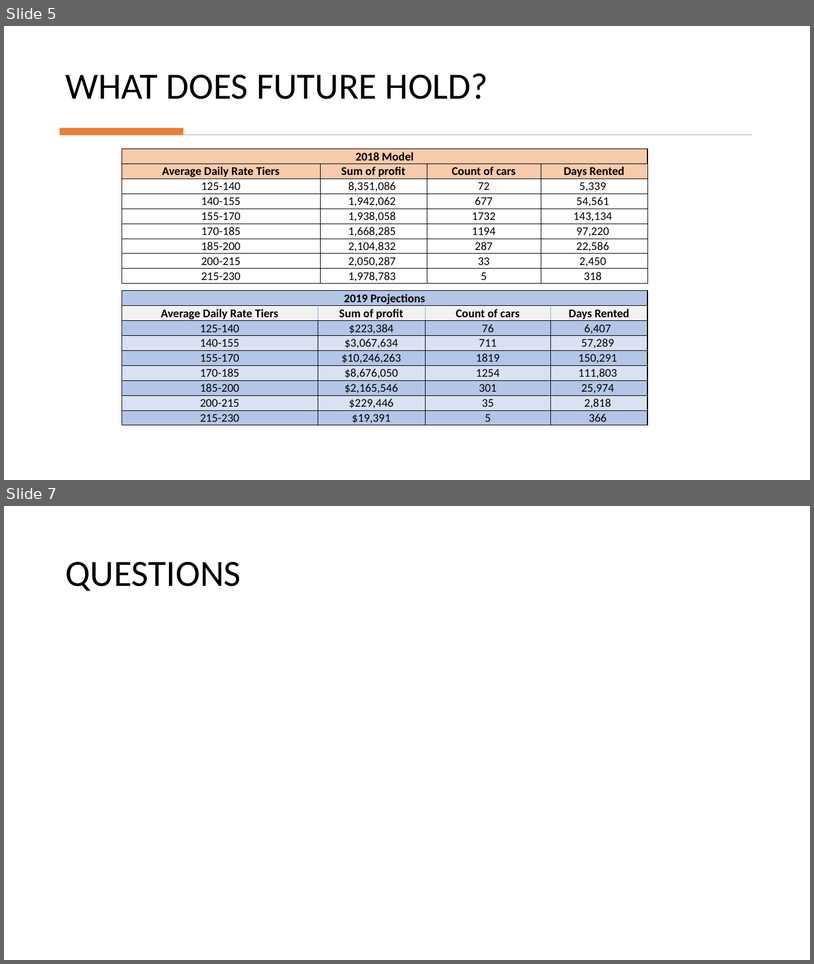
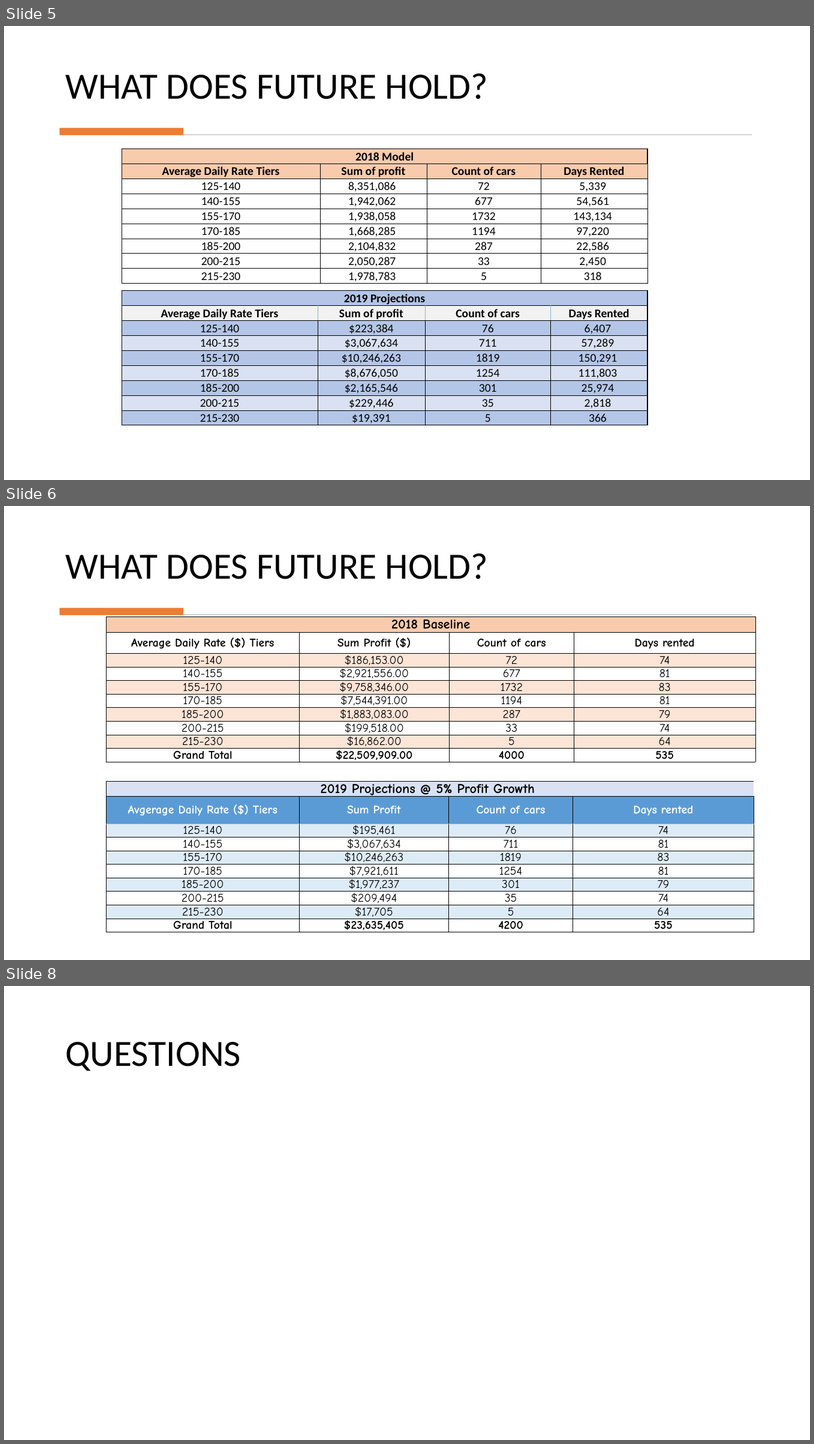
Before and after one commit to albaug/Lariat-car-rental, a slide deck: Lariat_rental.present.pptx. Shown one above the other, each under a label of ours: slides 5 and 7 before the commit, slides 5, 6 and 8 after it; the slides between them are not shown. The pictures are 814x964 and 814x1444 pixels, drawn with LibreOffice and Linux fonts; fonts in the diff are those of the drawing. Boxes give left, top, right and bottom in pixels: in the first picture for what was removed or moved away, otherwise in the second. Text is boxed around its words. In the diff, an @@ line names an element or a change of style, - is before the commit and + after.

```diff
--- a/Lariat_rental.present.pptx
+++ b/Lariat_rental.present.pptx
@@ slide 6 added at bbox=[4, 506, 810, 960], background #FFFFFF @@
@@ title added at bbox=[66, 553, 488, 579], 44 pt, text #000000 @@
+WHAT DOES FUTURE HOLD?
@@ rectangle added at bbox=[60, 607, 183, 615], fill #ED7D31 @@
@@ rectangle added at bbox=[62, 614, 753, 615], fill #D5D5D5 @@
@@ table added at bbox=[106, 617, 755, 767], 10 rows, 4 columns @@
+2018 Baseline |  |  | 
+Average Daily Rate ($) Tiers | Sum Profit ($) | Count of cars | Days rented
+125-140 | $186,153.00 | 72 | 74
+140-155 | $2,921,556.00 | 677 | 81
+155-170 | $9,758,346.00 | 1732 | 83
+170-185 | $7,544,391.00 | 1194 | 81
+185-200 | $1,883,083.00 | 287 | 79
+200-215 | $199,518.00 | 33 | 74
+215-230 | $16,862.00 | 5 | 64
+Grand Total | $22,509,909.00 | 4000 | 535
@@ table added at bbox=[106, 781, 754, 937], 10 rows, 4 columns @@
+2019 Projections @ 5% Profit Growth |  |  | 
+Avgerage Daily Rate ($) Tiers | Sum Profit | Count of cars | Days rented
+125-140 | $195,461 | 76 | 74
+140-155 | $3,067,634 | 711 | 81
+155-170 | $10,246,263 | 1819 | 83
+170-185 | $7,921,611 | 1254 | 81
+185-200 | $1,977,237 | 301 | 79
+200-215 | $209,494 | 35 | 74
+215-230 | $17,705 | 5 | 64
+Grand Total | $23,635,405 | 4200 | 535
@@ what was slide 7 is now slide 8 @@
```
Also in this commit, not shown: 3 slides changed, 1 other slide added, 1 slide removed.
